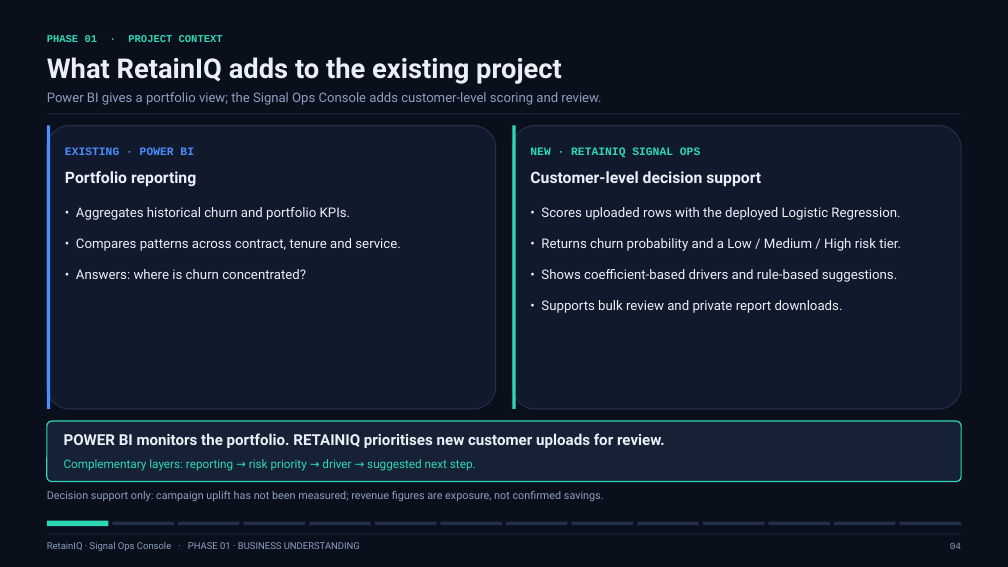
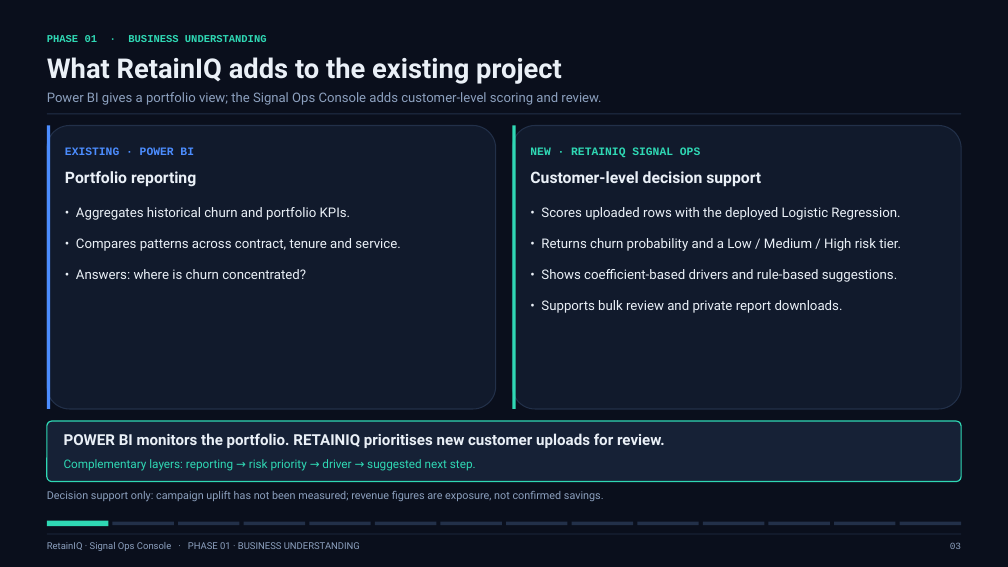
Before and after one commit to Logesh0247/RetainIQ_Signal_Ops_Console, a slide deck: slide 3 of presentation/RetainIQ_Project_Review.pptx (slide 4 before the commit). Drawn at 1008x567 pixels with LibreOffice and Linux fonts; fonts in the diff are those of the drawing. Boxes give left, top, right and bottom in pixels: in the first picture for what was removed or moved away, otherwise in the second. Text is boxed around its words. In the diff, an @@ line names an element or a change of style, - is before the commit and + after.

```diff
--- a/presentation/RetainIQ_Project_Review.pptx
+++ b/presentation/RetainIQ_Project_Review.pptx
@@ text at bbox=[47, 35, 267, 42]: text changed @@
-PHASE 01 · PROJECT CONTEXT
+PHASE 01 · BUSINESS UNDERSTANDING
```
Also in this commit, not shown: 16 other slides changed, 1 slide added, 1 slide removed, 2 other files.
